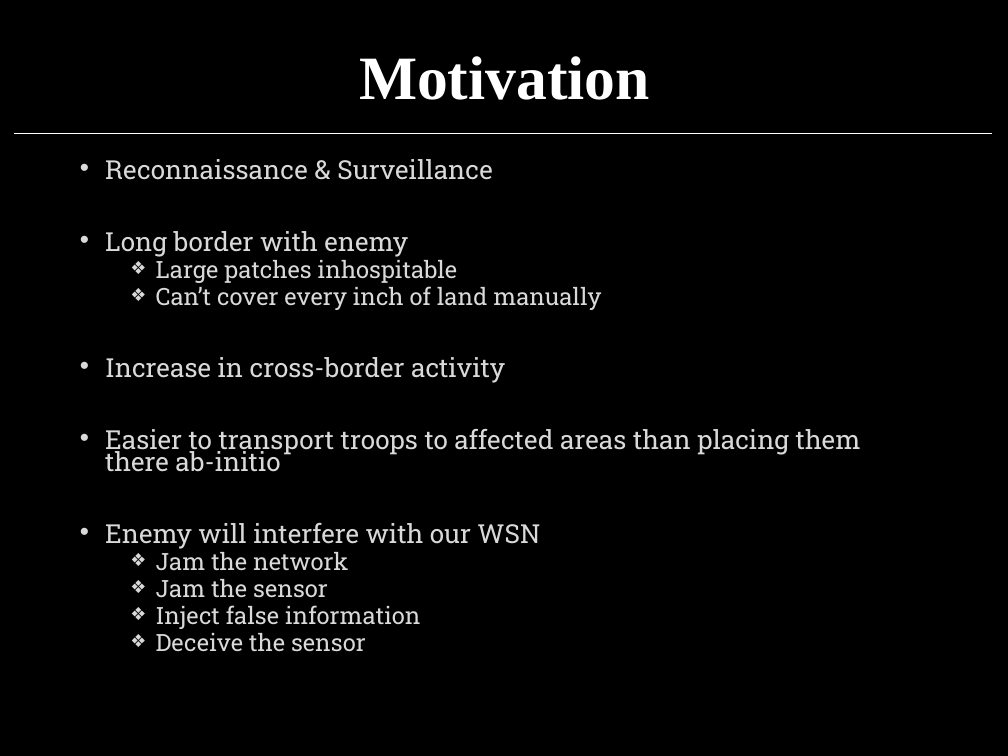
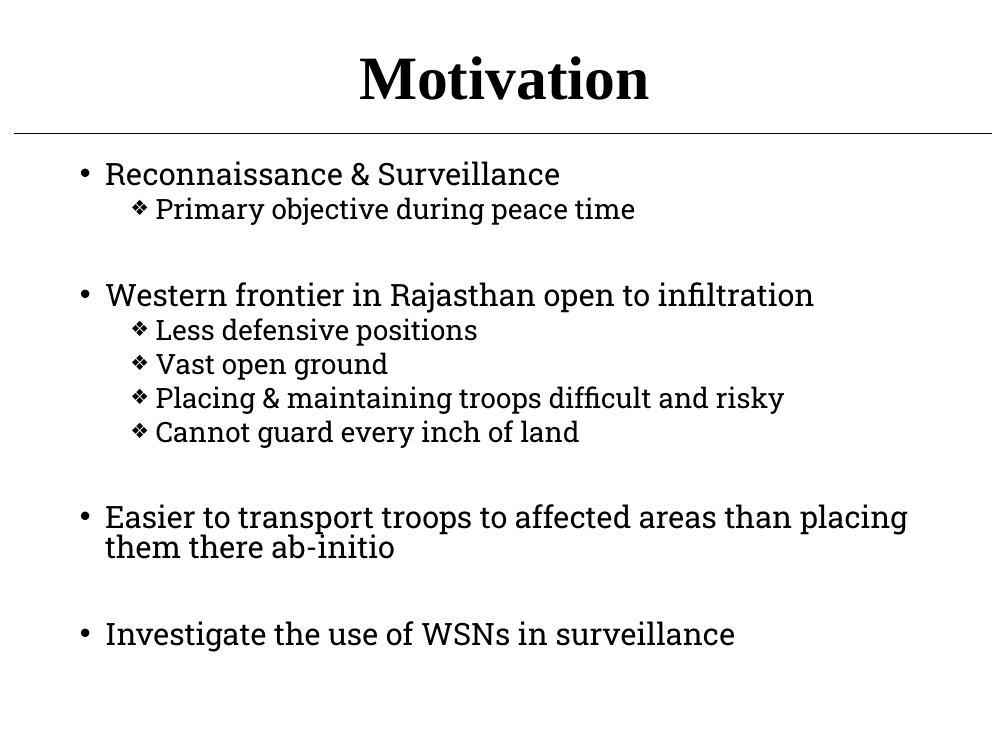
Before and after one commit to j4yd33p/MTP, a slide deck: slide 6 of MTP/Thesis/JBR_PPT.pptx (slide 5 before the commit). Drawn at 1008x756 pixels with LibreOffice and Linux fonts; fonts in the diff are those of the drawing. Boxes give left, top, right and bottom in pixels: in the first picture for what was removed or moved away, otherwise in the second. Text is boxed around its words. In the diff, an @@ line names an element or a change of style, - is before the commit and + after.

```diff
--- a/MTP/Thesis/JBR_PPT.pptx
+++ b/MTP/Thesis/JBR_PPT.pptx
@@ background #000000 to #FFFFFF @@
@@ title "Motivation" at (359,56,650,100): text colour #FFFFFF to #000000 @@
@@ line (14, 133) - (992, 133): stroke #FFFFFF 0.5 pt to #000000 0.5 pt @@
@@ text at (105,161,908,559): size 18.7 to 22 pt, text colour #D9D9D9 to #000000 in "Reconnaissance & Surveillance", "Easier to transport troops to affected areas ..."; line spacing 0.7 to 0.8 @@
@@ text at (105,197,815,448): text changed; size 17 to 20 pt; text colour #D9D9D9 to #000000 @@
-• Long border with enemy
-  ❖ Large patches inhospitable
-  ❖ Can’t cover every inch of land manually
-• Increase in cross-border activity
+  ❖ Primary objective during peace time
+• Western frontier in Rajasthan open to infiltration
+  ❖ Less defensive positions
+  ❖ Vast open ground
+  ❖ Placing & maintaining troops difficult and risky
+  ❖ Cannot guard every inch of land
@@ text at (105,621,736,652): text changed; size 17 to 22 pt; text colour #D9D9D9 to #000000 @@
-• Enemy will interfere with our WSN
-  ❖ Jam the network
-  ❖ Jam the sensor
-  ❖ Inject false information
-  ❖ Deceive the sensor
+• Investigate the use of WSNs in surveillance
```
Also in this commit, not shown: 10 other slides changed, 15 slides added, 8 slides removed, 6 other files.
